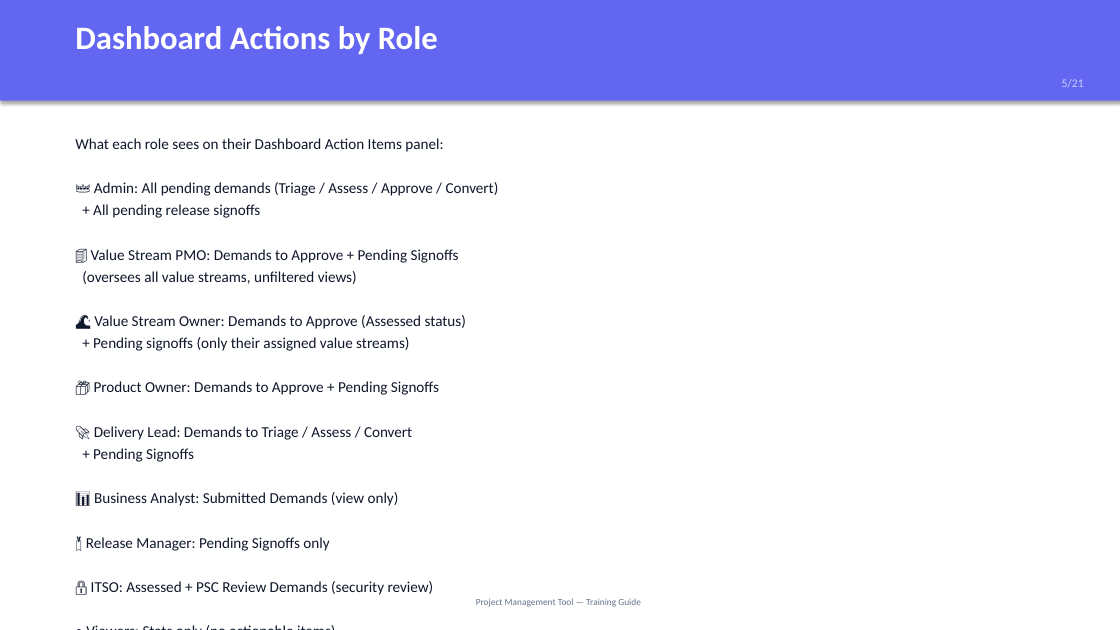
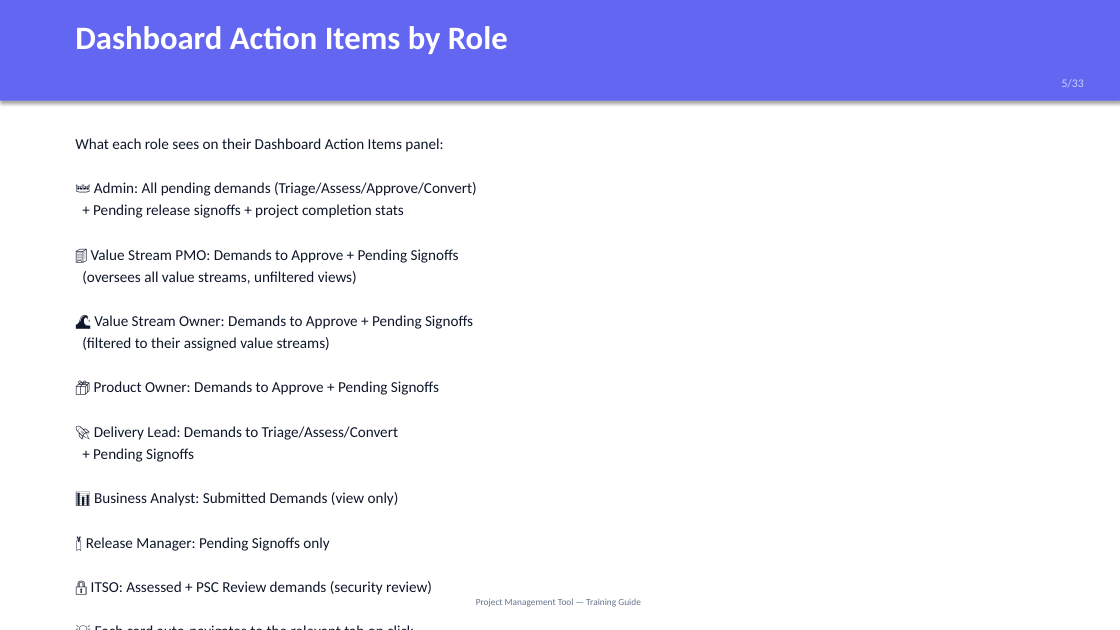
Before and after one commit to lusheng1123/project-management-tool-codeapp, a slide deck: slide 5 of Training-PM-Tool.pptx. Drawn at 1120x630 pixels with LibreOffice and Linux fonts; fonts in the diff are those of the drawing. Boxes give left, top, right and bottom in pixels: in the first picture for what was removed or moved away, otherwise in the second. Text is boxed around its words. In the diff, an @@ line names an element or a change of style, - is before the commit and + after.

Commit message:
feat: regenerate training PPT (33 slides)
Comprehensive training deck covering:
- Role matrix (8 roles × 18 tabs)
- 8 role deep-dives (permissions, restrictions)
- 17 page/functionality walkthroughs
- Project lock & requirement unlink feature
- Getting started quick reference
- All text-based (no screenshots)

```diff
--- a/Training-PM-Tool.pptx
+++ b/Training-PM-Tool.pptx
@@ text at (75, 26, 508, 54): text changed @@
-Dashboard Actions by Role
+Dashboard Action Items by Role
@@ text at (75, 138, 477, 595): text changed @@
-What each role sees on their Dashboard Action Items panel:
-👑 Admin: All pending demands (Triage / Assess / Approve / Convert)
-+ All pending release signoffs
-🏢 Value Stream PMO: Demands to Approve + Pending Signoffs
-(oversees all value streams, unfiltered views)
-🌊 Value Stream Owner: Demands to Approve (Assessed status)
-+ Pending signoffs (only their assigned value streams)
-📦 Product Owner: Demands to Approve + Pending Signoffs
-🚀 Delivery Lead: Demands to Triage / Assess / Convert
-+ Pending Signoffs
-📊 Business Analyst: Submitted Demands (view only)
-🔖 Release Manager: Pending Signoffs only
-🔒 ITSO: Assessed + PSC Review Demands (security review)
-• Viewers: Stats only (no actionable items)
+What each role sees on their Dashboard Action Items panel:
+👑 Admin: All pending demands (Triage/Assess/Approve/Convert)
++ Pending release signoffs + project completion stats
+🏢 Value Stream PMO: Demands to Approve + Pending Signoffs
+(oversees all value streams, unfiltered views)
+🌊 Value Stream Owner: Demands to Approve + Pending Signoffs
+(filtered to their assigned value streams)
+📦 Product Owner: Demands to Approve + Pending Signoffs
+🚀 Delivery Lead: Demands to Triage/Assess/Convert
++ Pending Signoffs
+📊 Business Analyst: Submitted Demands (view only)
+🔖 Release Manager: Pending Signoffs only
+🔒 ITSO: Assessed + PSC Review demands (security review)
+💡 Each card auto-navigates to the relevant tab on click
```
Also in this commit, not shown: 19 other slides changed, 13 slides added, 1 slide removed, 1 other file.
